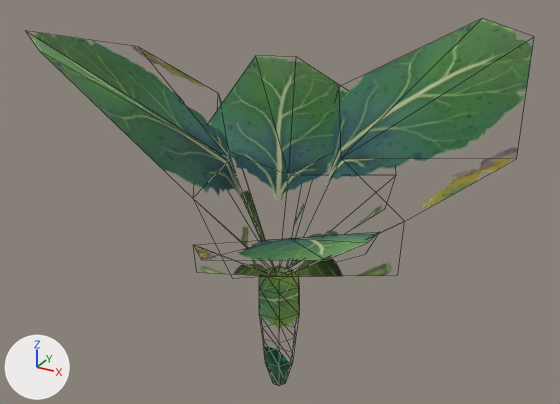
An edit to the glTF model models/plants/plant_carrot_S3.gltf, drawn before and after from the same camera.
Rendered twice from a 50 mm lens placed at (0.545, -0.987, 0.666), pointed at (0.001, 0.002, 0.172). Arrows for +X, +Y and +Z are at lower left; the lights stay in place. Mesh edges are drawn as thin lines. Where no turn or scale is listed for an object, it has been applied to the vertices.

The older version as bpy lines, for what is in view:
```python
mat_plant_carrot_001 = principled_material('Plant_Carrot.001')
mat_plant_carrot_001.texture = img_diffusecolor_texture_diffusecolor_texture  # with its transparency
mat_plant_carrot_001.roughness = 1.0
me_scene_001 = bpy.data.meshes.new('Scene.001')
me_scene_001.from_pydata(...)  # 109 vertices, 134 faces; spans x -0.308..0.363, y -0.276..0.273, z -0.181..0.452
me_scene_001.materials.append(mat_plant_carrot_001)  # picture img_diffusecolor_texture_diffusecolor_texture
ob_plant_carrot_s3 = bpy.data.objects.new('plant_carrot_S3', me_scene_001)
ob_plant_carrot_s3.location = (0.0, 0.0, 0.0)
```
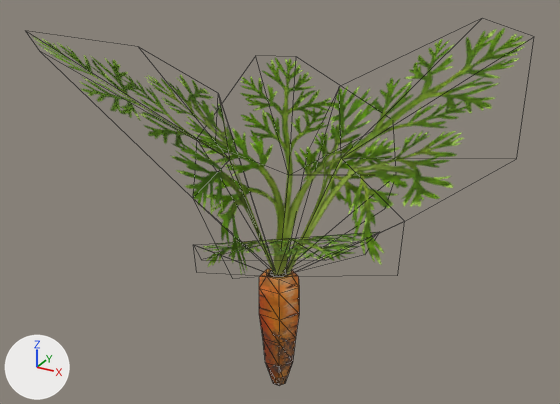
What differs and where, as boxes (x1, y1, x2, y2) in the pictures (560 x 404 px):
'plant_carrot_S3', surface changed: (32, 19, 533, 385) in both

The change in detail:
Picture 'carrot_Base-DiffuseColor_Texture' (img_carrot_base_diffusecolor_texture) is new.
Material 'Plant_Carrot.001' (mat_plant_carrot_001) changes its picture from img_diffusecolor_texture_diffusecolor_texture to img_carrot_base_diffusecolor_texture.
